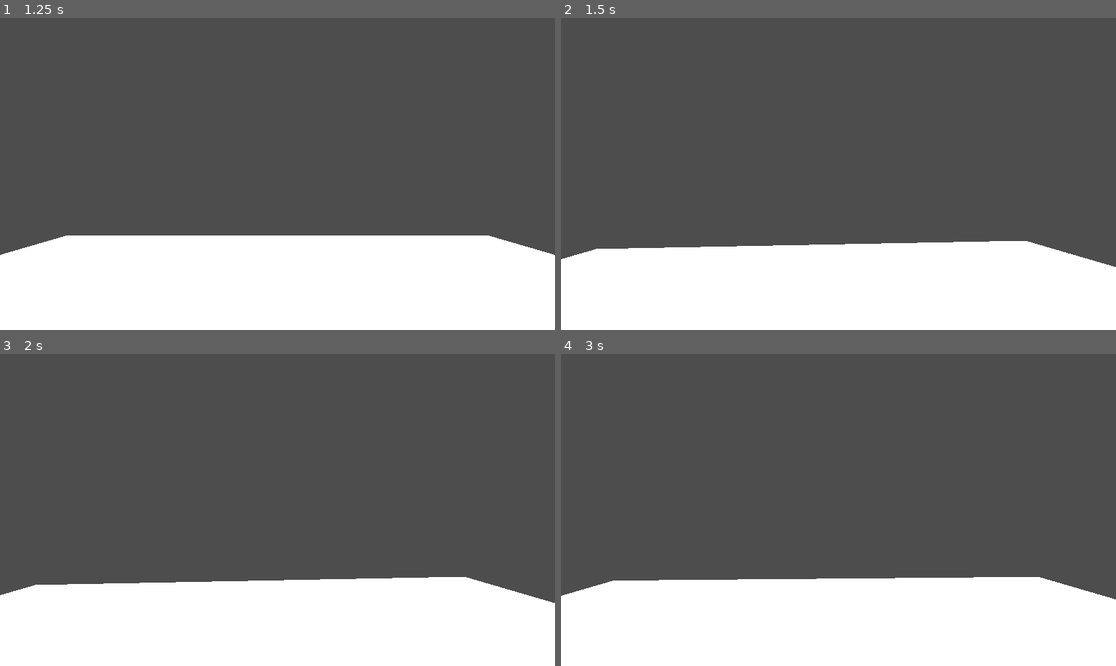
Above: before the commit, frames 1-4 (two rows, left to right).
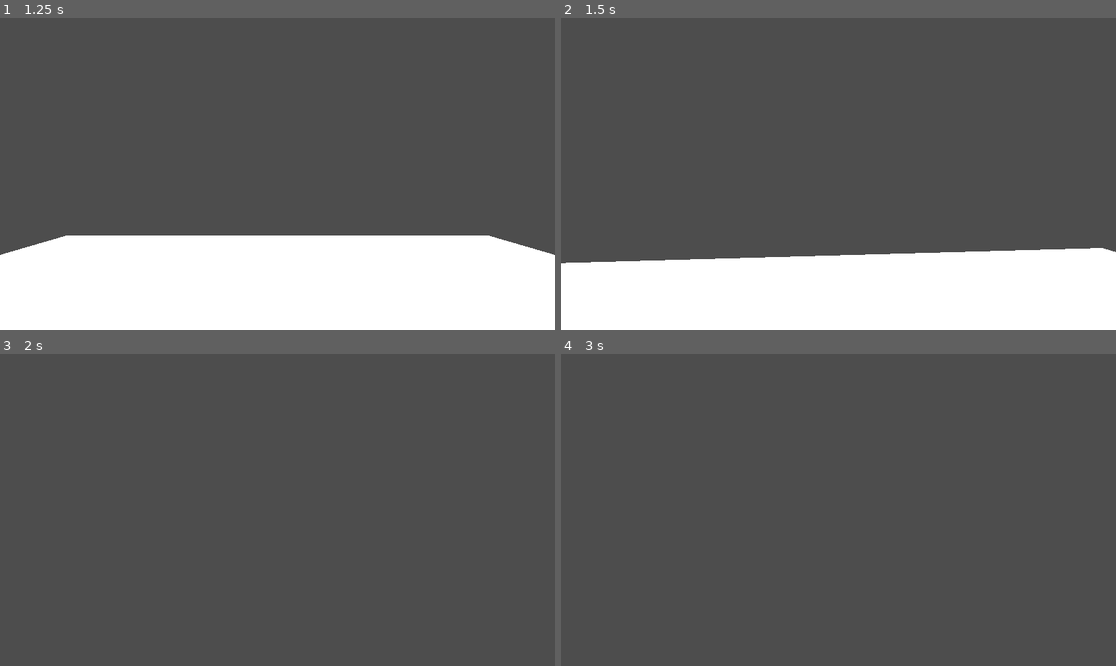
Above: after the commit, the same moments.

Repository: GazizVR/special-shot
Game: Godot game, scene res://scenes/menu.tscn
Same seed, same stepped clock (60 frames per second), same inputs: the game is played once before the commit and once after it.
Inputs (mouse positions are in pixels of both pictures, inside the frame that each line leads up to):
- Up to frame 1 (1.25 s): click "Play" at 0.5 s
- Up to frame 2 (1.5 s): tap Enter at 1.25 s; move the mouse to (866, 174) at 1.27 s; hold W (walk_forward, bound only after the commit) from 1.28 s (still down)
- Up to frame 3 (2 s): keep holding W (walk_forward, bound only after the commit)
- Up to frame 4 (3 s): keep holding W (walk_forward, bound only after the commit); tap Space at 2 s; move the mouse to (810, 510) at 2.02 s; tap Enter at 2.75 s; move the mouse to (849, 503) at 2.77 s

Frame 1 is identical in both runs. In frame 2, 3.4% of the frame differs, in the area x 0-100%, y 71-80%; in frame 3, 27%; in frame 4, 27%, in the area x 0-100%, y 71-100%.

Commit message:
player: перемещение игрока

Diff:
--- a/project.godot
+++ b/project.godot
@@ -17,9 +17,29 @@
 
 [input]
 
-Pause={
+pause={
 "deadzone": 0.2,
 "events": [Object(InputEventKey,"resource_local_to_scene":false,"resource_name":"","device":-1,"window_id":0,"alt_press …(195 unchanged characters)…
+]
+}
+walk_forward={
+"deadzone": 0.2,
+"events": [Object(InputEventKey,"resource_local_to_scene":false,"resource_name":"","device":-1,"window_id":0,"alt_pressed":false,"shift_pressed":false,"ctrl_pressed":false,"meta_pressed":false,"pressed":false,"keycode":0,"physical_keycode":87,"key_label":0,"unicode":119,"location":0,"echo":false,"script":null)
+]
+}
+walk_back={
+"deadzone": 0.2,
+"events": [Object(InputEventKey,"resource_local_to_scene":false,"resource_name":"","device":-1,"window_id":0,"alt_pressed":false,"shift_pressed":false,"ctrl_pressed":false,"meta_pressed":false,"pressed":false,"keycode":0,"physical_keycode":83,"key_label":0,"unicode":115,"location":0,"echo":false,"script":null)
+]
+}
+walk_left={
+"deadzone": 0.2,
+"events": [Object(InputEventKey,"resource_local_to_scene":false,"resource_name":"","device":-1,"window_id":0,"alt_pressed":false,"shift_pressed":false,"ctrl_pressed":false,"meta_pressed":false,"pressed":false,"keycode":0,"physical_keycode":65,"key_label":0,"unicode":97,"location":0,"echo":false,"script":null)
+]
+}
+walk_right={
+"deadzone": 0.2,
+"events": [Object(InputEventKey,"resource_local_to_scene":false,"resource_name":"","device":-1,"window_id":0,"alt_pressed":false,"shift_pressed":false,"ctrl_pressed":false,"meta_pressed":false,"pressed":false,"keycode":0,"physical_keycode":68,"key_label":0,"unicode":100,"location":0,"echo":false,"script":null)
 ]
 }
 
--- a/scripts/pause.gd
+++ b/scripts/pause.gd
@@ -3,7 +3,7 @@
 var isPaused = false
 
 func _input(event: InputEvent) -> void:
-	if Input.is_action_just_pressed("Pause"):
+	if Input.is_action_just_pressed("pause"):
 		isPaused = !isPaused
 		if isPaused:
 			$PauseBG.visible = true
--- a/scripts/player.gd
+++ b/scripts/player.gd
@@ -5,9 +5,26 @@
 func _input(event: InputEvent) -> void:
 	if event is InputEventMouseMotion:
 		rotate_y(-event.relative.x*mouseSensetivity)
-		$Camera.rotation.x += event.relative.y*mouseSensetivity
 		$Camera.rotation.x = clamp(
-			$Camera.rotation.x,
+			$Camera.rotation.x-event.relative.y*mouseSensetivity,
 			deg_to_rad(-60),
 			deg_to_rad(60)
 		)
+
+@export var speed = 8
+var target_velocity = Vector3.ZERO
+
+func _physics_process(delta: float) -> void:
+	var direction = Vector3.ZERO
+	if Input.is_action_pressed("walk_forward"):
+		direction += global_transform.basis.z
+	if Input.is_action_pressed("walk_back"):
+		direction -= global_transform.basis.z
+	if Input.is_action_pressed("walk_right"):
+		direction -= global_transform.basis.x
+	if Input.is_action_pressed("walk_left"):
+		direction += global_transform.basis.x
+	target_velocity.x = direction.x * speed
+	target_velocity.z = direction.z * speed
+	velocity = target_velocity
+	move_and_slide()
